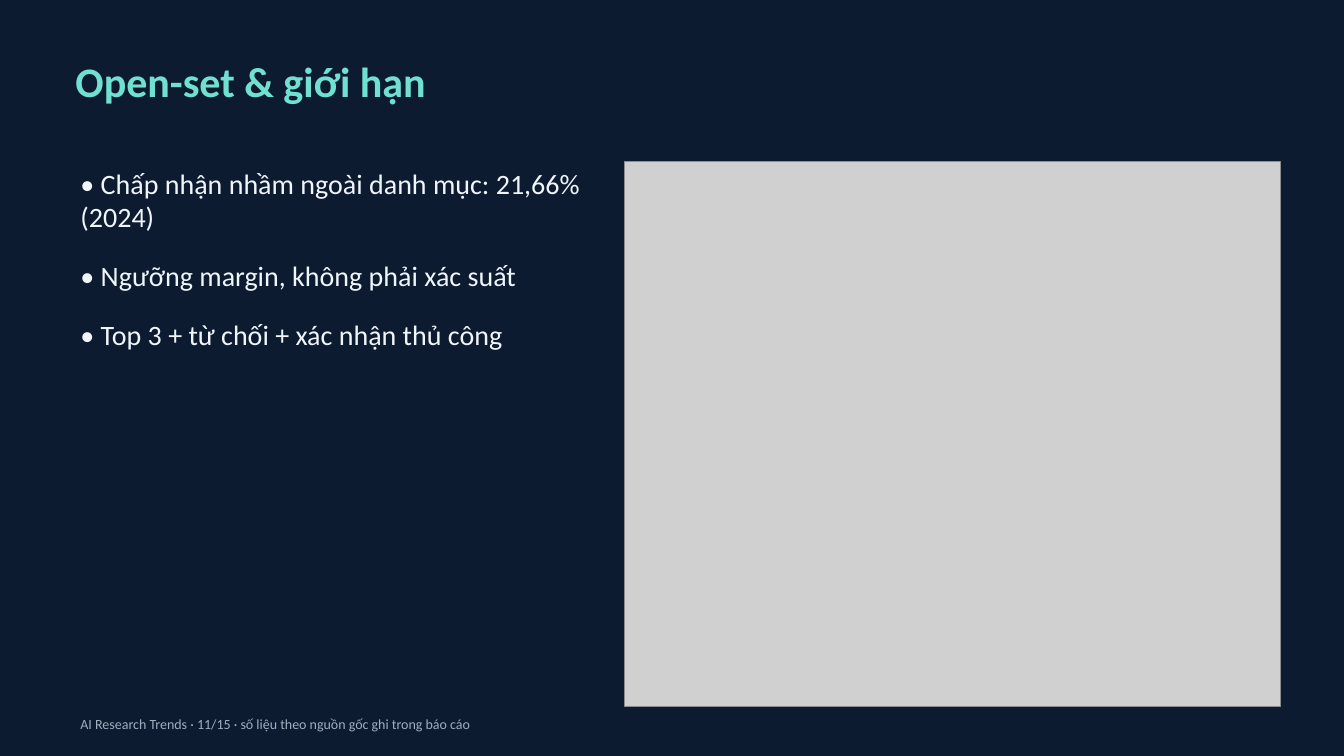
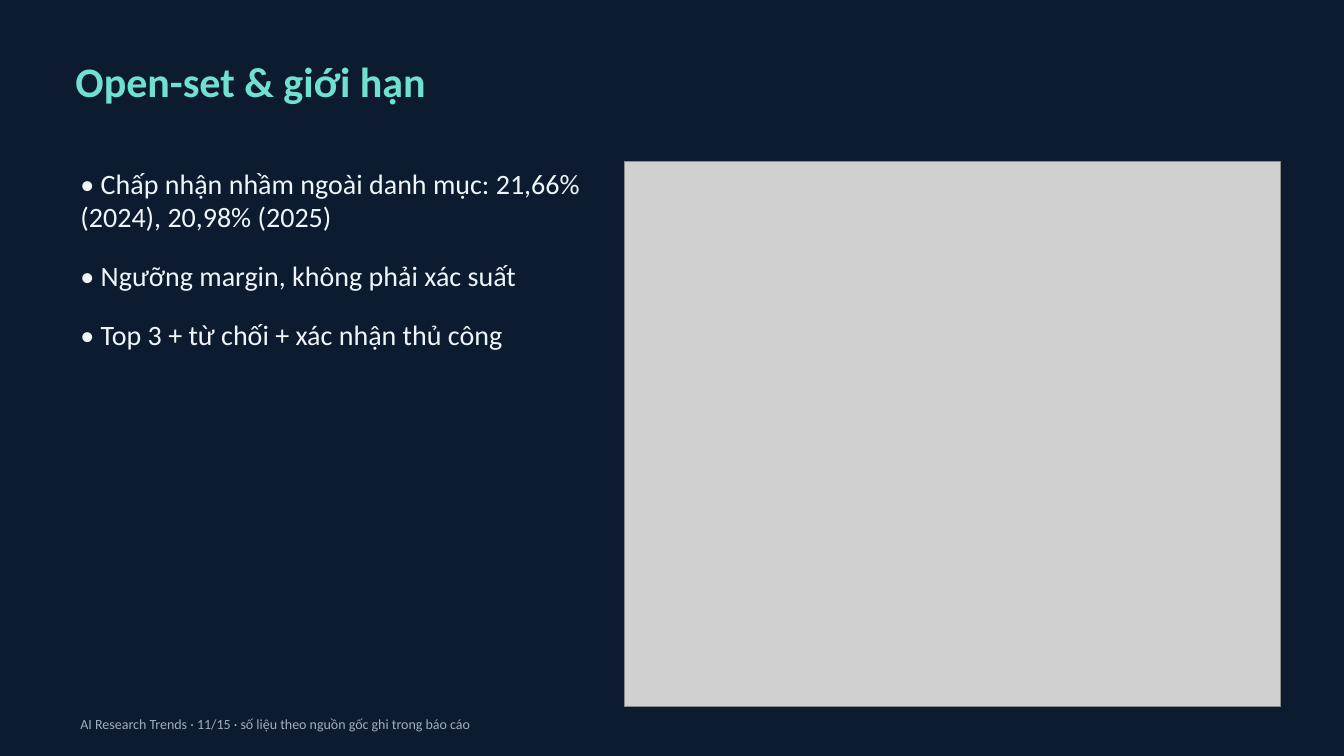
Before and after one commit to namkhanh2k5/AI-Research-Trends, a slide deck: slide 11 of deliverables/presentation/FINAL_PRESENTATION.pptx. Drawn at 1344x756 pixels with LibreOffice and Linux fonts; fonts in the diff are those of the drawing; grey boxes stand for pictures. Boxes give left, top, right and bottom in pixels: in the first picture for what was removed or moved away, otherwise in the second. Text is boxed around its words. In the diff, an @@ line names an element or a change of style, - is before the commit and + after.

```diff
--- a/deliverables/presentation/FINAL_PRESENTATION.pptx
+++ b/deliverables/presentation/FINAL_PRESENTATION.pptx
@@ text at (80, 173, 580, 231): text changed @@
-• Chấp nhận nhầm ngoài danh mục: 21,66% (2024)
+• Chấp nhận nhầm ngoài danh mục: 21,66% (2024), 20,98% (2025)
```
Also in this commit, not shown: 5 other slides changed, 54 other files.
